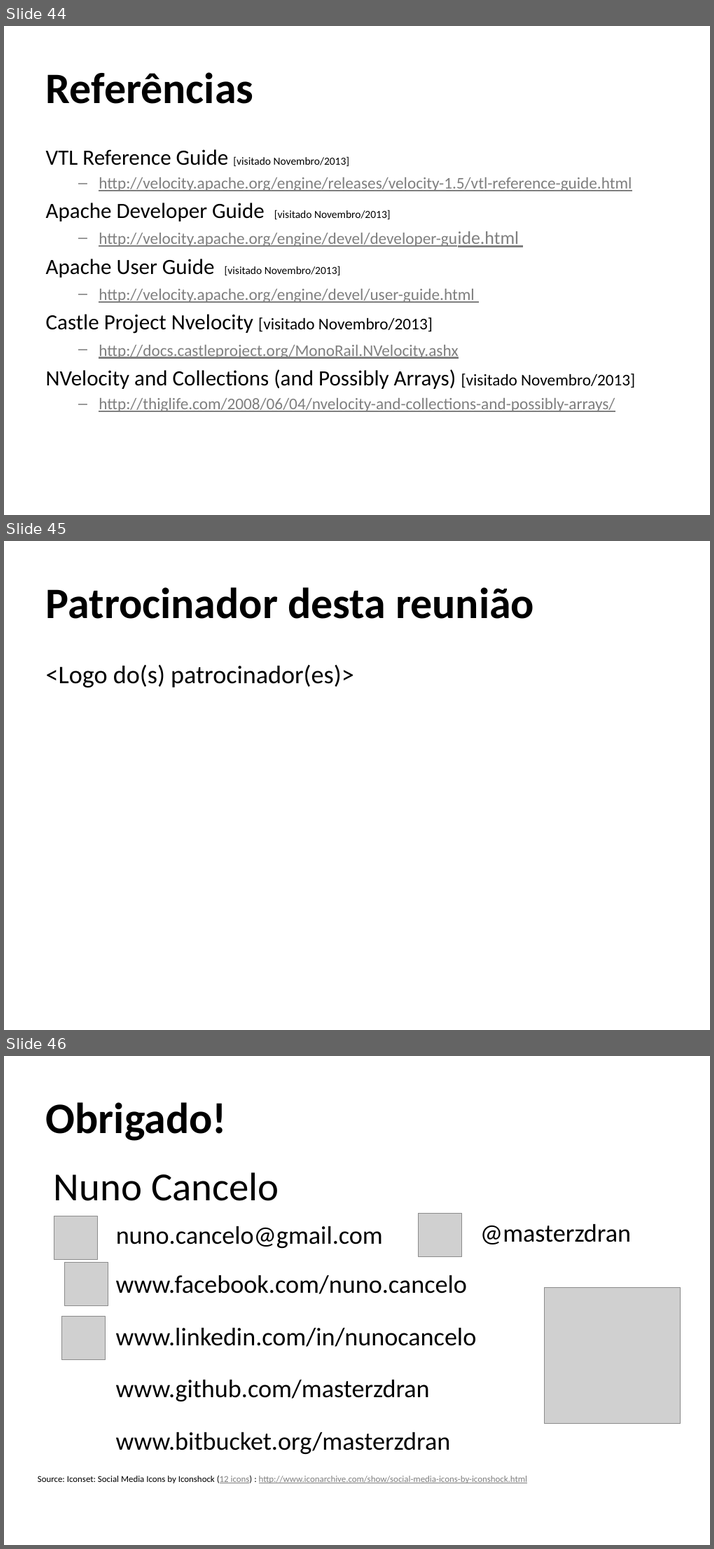
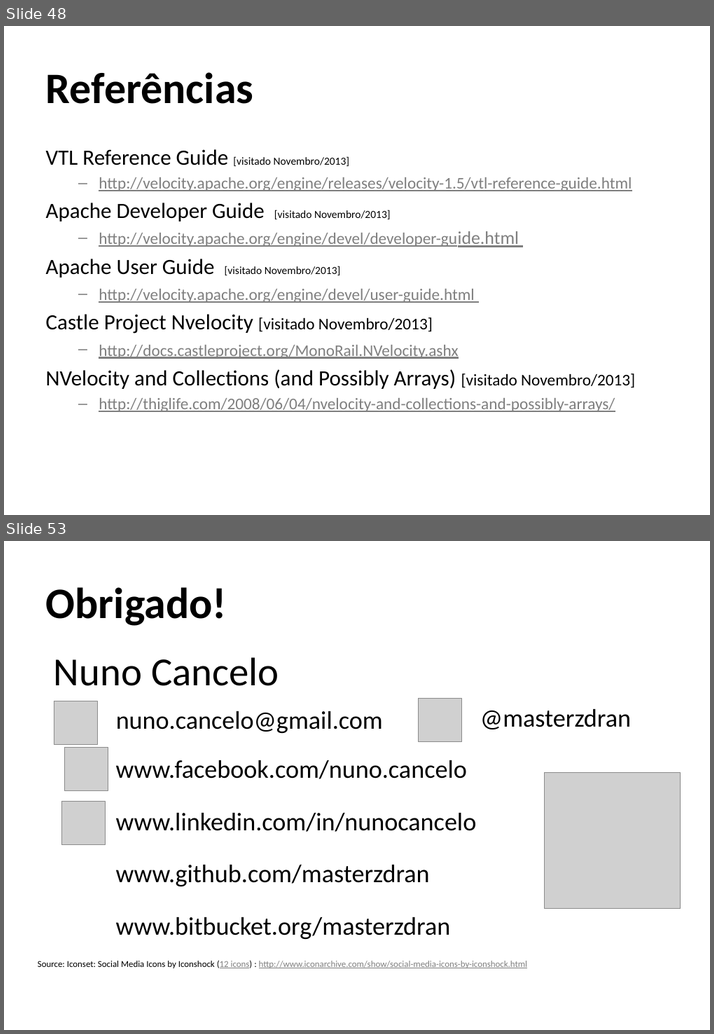
Before and after one commit to masterzdran/netponto-nvelocity, a slide deck: doc/NetPontoNVelocity.pptx. Shown one above the other, each under a label of ours: slides 44, 45 and 46 before the commit, slides 48 and 53 after it; the slides between them are not shown. The pictures are 714x1549 and 714x1034 pixels, drawn with LibreOffice and Linux fonts; fonts in the diff are those of the drawing; grey boxes stand for pictures; background and template pictures are left out. Boxes give left, top, right and bottom in pixels: in the first picture for what was removed or moved away, otherwise in the second. Text is boxed around its words. In the diff, an @@ line names an element or a change of style, - is before the commit and + after.

```diff
--- a/doc/NetPontoNVelocity.pptx
+++ b/doc/NetPontoNVelocity.pptx
@@ slide 45 removed at bbox=[4, 541, 710, 1030], background picture (left out) @@
@@ title removed at bbox=[46, 587, 534, 619] @@
-Patrocinador desta reunião
@@ text removed at bbox=[46, 664, 354, 688] @@
-<Logo do(s) patrocinador(es)>
@@ what was slide 44 is now slide 48 @@
@@ what was slide 46 is now slide 53 @@
```
Also in this commit, not shown: 8 slides added, 1 other file.
